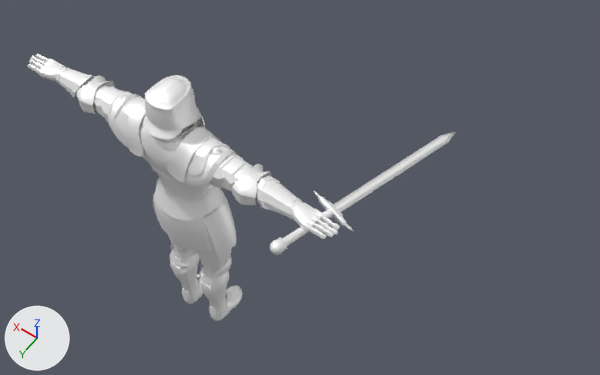
What one commit did to the FBX model Assets/Models/Player/Knight/Headless.fbx.
Rendered twice from a 50 mm lens placed at (-1.81, 1.65, 4.11), pointed at (-0.33, -0.42, 0.86). Arrows for +X, +Y and +Z are at lower left; the lights stay in place. The picture after the commit comes second. Where no turn or scale is listed for an object, it has been applied to the vertices.

In view in the first picture: 'Paladin_J_Nordstrom', 'Paladin_J_Nordstrom_Shield', 'Paladin_J_Nordstrom_Sword' and 1 more.
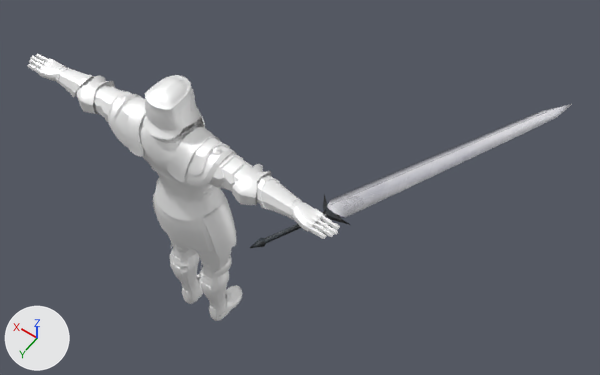
Changed parts and their boxes [x1, y1, x2, y2] in the pictures (600 x 375 px):
'Maria_sword', added: after [250, 104, 572, 248]
'Paladin_J_Nordstrom', deleted: before [270, 131, 456, 255]

What changed in the scene script:
```text
Add img_maria_normal_png:
    img_maria_normal_png = load_image('maria_normal.png', '../Maria-Tex/maria_normal.png', 2048, 2048, 'Non-Color')
Add img_maria_diffuse_png:
    img_maria_diffuse_png = load_image('maria_diffuse.png', '../Maria-Tex/maria_diffuse.png', 2048, 2048, 'sRGB')
Add mat_mariamat:
    mat_mariamat = bpy.data.materials.new('MariaMat')
    # uses the picture img_maria_diffuse_png
    # uses the picture img_maria_normal_png
Add me_maria_sword:
    me_maria_sword.from_pydata(...)  # 42 vertices, 80 faces; spans x -1.33..-0.583, y -0.992..0.278, z 1.359..1.579
    me_maria_sword.materials.append(mat_mariamat)
Remove ob_paladin_j_nordstrom:
    ob_paladin_j_nordstrom = bpy.data.objects.new('Paladin_J_Nordstrom', me_paladin_j_nordstrom)
    ob_paladin_j_nordstrom.location = (0.0, 0.0, 0.0)
Add ob_maria_sword:
    ob_maria_sword = bpy.data.objects.new('Maria_sword', me_maria_sword)
    ob_maria_sword.location = (0.0, 0.0, 0.0)
```
